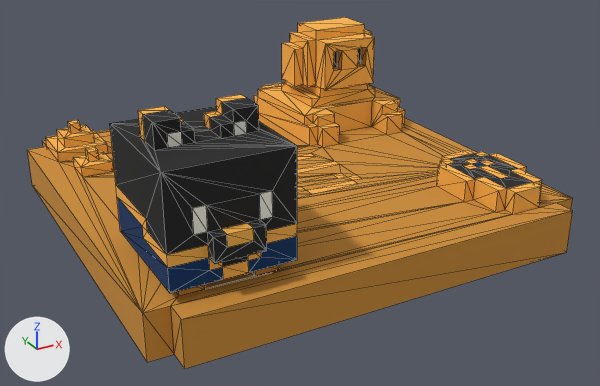
The OBJ model Assets/Models/Chapters/chapter_nine_tile.obj, before and after one commit.
Camera for both pictures: a 50 mm camera at (-3.41, -6.58, 3.53) aimed at (0.05, -0.29, 0.38). Arrows for +X, +Y and +Z are at lower left; the lights stay in place. The first picture is the older version. Mesh edges are drawn as thin lines. Where no turn or scale is listed for an object, it has been applied to the vertices. Vertices at exactly the same position are counted once.

Objects in the first picture: 'Untitled'.
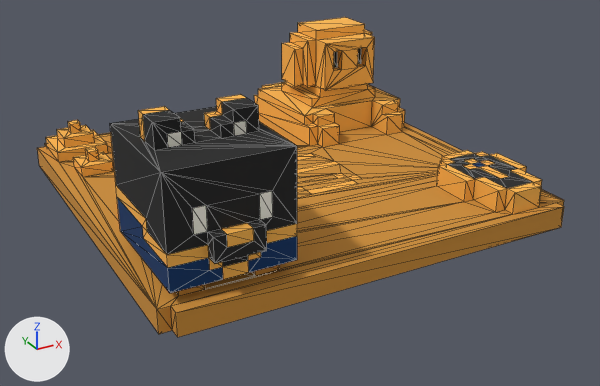
Diff of the bpy script that builds the scene:
```diff
--- a/Assets/Models/Chapters/chapter_nine_tile.obj.py
+++ b/Assets/Models/Chapters/chapter_nine_tile.obj.py
@@ me_untitled @@
 # used by ob_untitled; location = (0.0, 0.0, 0.0)
-me_untitled.from_pydata(...)  # 468 vertices, 940 faces; spans x -2.0..2.0, y -2.0..2.0, z 0.1..1.7
+me_untitled.from_pydata(...)  # 462 vertices, 932 faces; spans x -1.9..1.9, y -1.9..1.9, z 0.3..1.7
+# me_untitled part 1
+# 13 vertices are removed from x -2.0..2.0, y -1.8..1.8, z 0.1..0.3
+# 40 faces are deleted
+# 13 vertices move from x -2.0..2.0, y -2.0..2.0, z 0.1..0.5 to x -1.9..1.9, y -1.9..1.9, z 0.3..0.5
+# 7 new vertices lie (0.0, 0.0, -0.2) away from vertices in x -2.0..2.0, y -1.8..1.8, z 0.5
+# 32 new faces join them
 me_untitled.materials.append(mat_palette)
```

Boxes (x1, y1, x2, y2) around the edits, measured in the pictures (600 x 386 px; the box of a moved part takes in the faces that stretch with it):
'Untitled', reshaped (9% shorter)
    before: (27, 17, 573, 369)
    after: (37, 17, 564, 337)
part 1 of me_untitled, moved or reshaped
    before: (27, 118, 573, 369)
    after: (37, 123, 564, 337)
